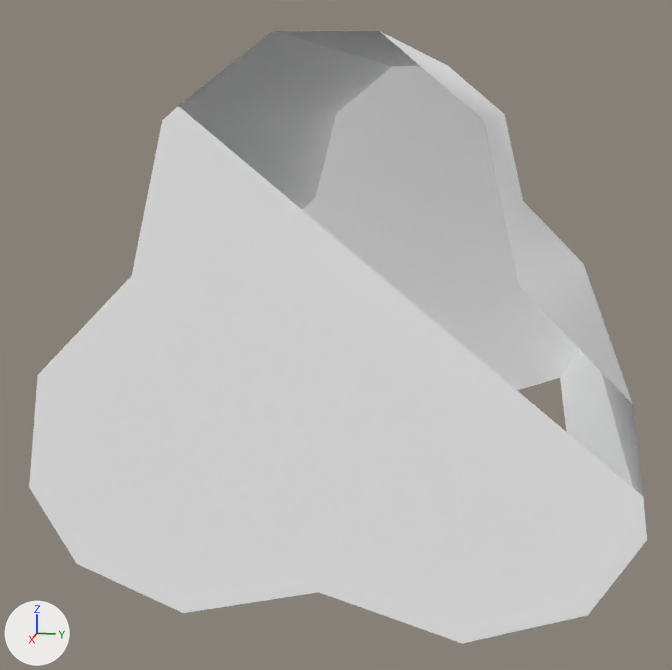
The OBJ model Assets/Art/Nova1492/GXConverted/Models/ItemsAndUi/Icons/datan_common_itemhp_48b88179.obj, before and after one commit.
Camera for both pictures: a 50 mm camera at (2.368, 0.351, 0.429) aimed at (0.059, -0.11, -0.148). The lights are fixed; the arrows at lower left show +X, +Y and +Z. The picture after the commit comes second. Everything nearer to the camera than a plane just in front of the edit is cut away. Where no turn or scale is listed for an object, it has been applied to the vertices.

Script lines for the objects in view, before the commit:
```python
me_datan_common_itemhp_48b88179 = bpy.data.meshes.new('datan_common_itemhp_48b88179')
me_datan_common_itemhp_48b88179.from_pydata(...)  # 30 vertices, 48 faces; spans x -0.78..0.78, y -0.59..0.59, z -0.56..0.56
me_datan_common_itemhp_48b88179.materials.append(mat_datan_common_itemhp_48b88179)  # its picture is missing
ob_datan_common_itemhp_48b88179 = bpy.data.objects.new('datan_common_itemhp_48b88179', me_datan_common_itemhp_48b88179)
ob_datan_common_itemhp_48b88179.location = (0.0, 0.0, 0.0)
```
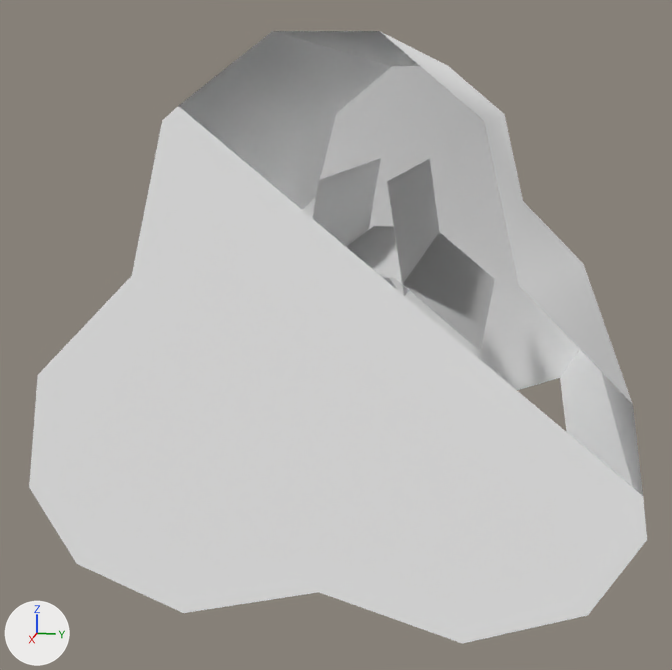
Location of each change, [x1, y1, x2, y2] in pixels of the pictures (672 x 670 px):
'datan_common_itemhp_48b88179_mesh03', added: after [347, 226, 495, 352]
'datan_common_itemhp_48b88179_mesh01', added: after [387, 159, 439, 296]
'datan_common_itemhp_48b88179_mesh02', added: after [312, 158, 396, 288]

Edits to the bpy script that builds the scene:
```text
Add me_datan_common_itemhp_48b88179_mesh03:
    me_datan_common_itemhp_48b88179_mesh03.from_pydata([(0.436, -0.277, -0.076), (0.436, -0.091, 0.076), (-0.436, -0.091, 0.076), (-0.436, -0.277, -0.076), (0.436, 0.091, 0.076), (-0.436, 0.091, 0.076), (0.436, 0.277, -0.076), (-0.436, 0.277, -0.076)], [], [(0, 1, 2), (0, 2, 3), (1, 4, 5), (1, 5, 2), (4, 6, 7), (4, 7, 5)])
    me_datan_common_itemhp_48b88179_mesh03.materials.append(mat_datan_common_itemhp_48b88179)  # its picture is missing
Add me_datan_common_itemhp_48b88179_mesh02:
    me_datan_common_itemhp_48b88179_mesh02.from_pydata([(0.436, -0.02, -0.117), (0.436, -0.111, 0.041), (-0.436, -0.111, 0.041), (-0.436, -0.02, -0.117), (0.436, -0.073, 0.278), (-0.436, -0.073, 0.278)], [], [(0, 1, 2), (0, 2, 3), (1, 4, 5), (1, 5, 2)])
    me_datan_common_itemhp_48b88179_mesh02.materials.append(mat_datan_common_itemhp_48b88179)  # its picture is missing
Add me_datan_common_itemhp_48b88179_mesh01:
    me_datan_common_itemhp_48b88179_mesh01.from_pydata([(0.436, 0.073, 0.278), (0.436, 0.111, 0.041), (-0.436, 0.111, 0.041), (-0.436, 0.073, 0.278), (0.436, 0.02, -0.117), (-0.436, 0.02, -0.117)], [], [(0, 1, 2), (0, 2, 3), (1, 4, 5), (1, 5, 2)])
    me_datan_common_itemhp_48b88179_mesh01.materials.append(mat_datan_common_itemhp_48b88179)  # its picture is missing
Add ob_datan_common_itemhp_48b88179_mesh03:
    ob_datan_common_itemhp_48b88179_mesh03 = bpy.data.objects.new('datan_common_itemhp_48b88179_mesh03', me_datan_common_itemhp_48b88179_mesh03)
    ob_datan_common_itemhp_48b88179_mesh03.location = (0.0, 0.0, 0.0)
Add ob_datan_common_itemhp_48b88179_mesh02:
    ob_datan_common_itemhp_48b88179_mesh02 = bpy.data.objects.new('datan_common_itemhp_48b88179_mesh02', me_datan_common_itemhp_48b88179_mesh02)
    ob_datan_common_itemhp_48b88179_mesh02.location = (0.0, 0.0, 0.0)
Add ob_datan_common_itemhp_48b88179_mesh01:
    ob_datan_common_itemhp_48b88179_mesh01 = bpy.data.objects.new('datan_common_itemhp_48b88179_mesh01', me_datan_common_itemhp_48b88179_mesh01)
    ob_datan_common_itemhp_48b88179_mesh01.location = (0.0, 0.0, 0.0)
```
